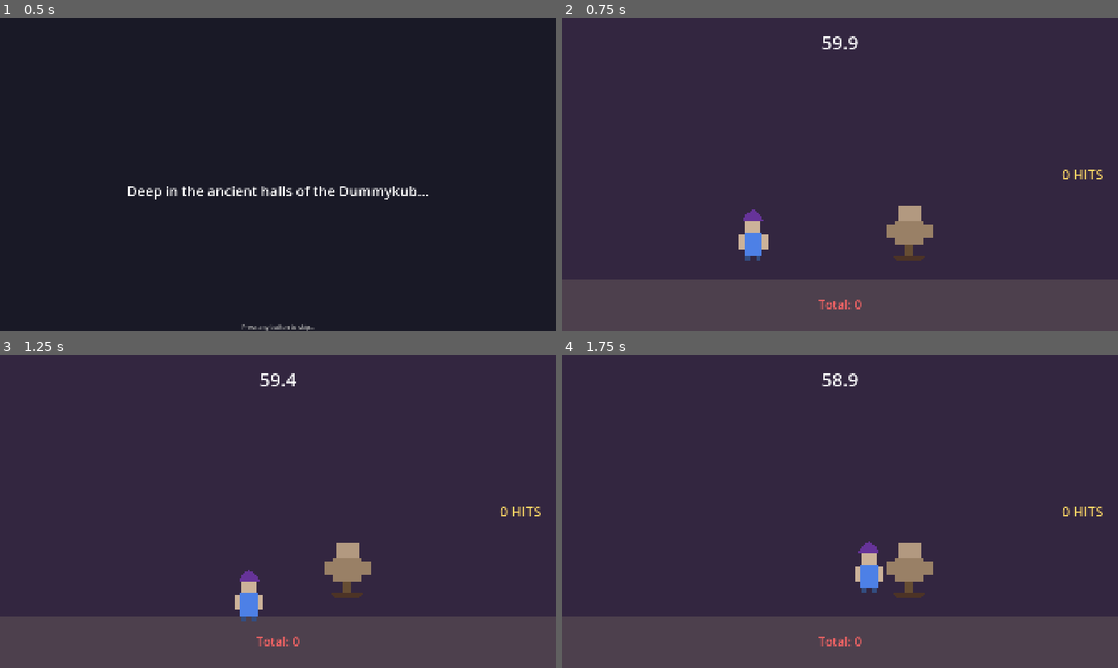
Above: before the commit, frames 1-4 (two rows, left to right).
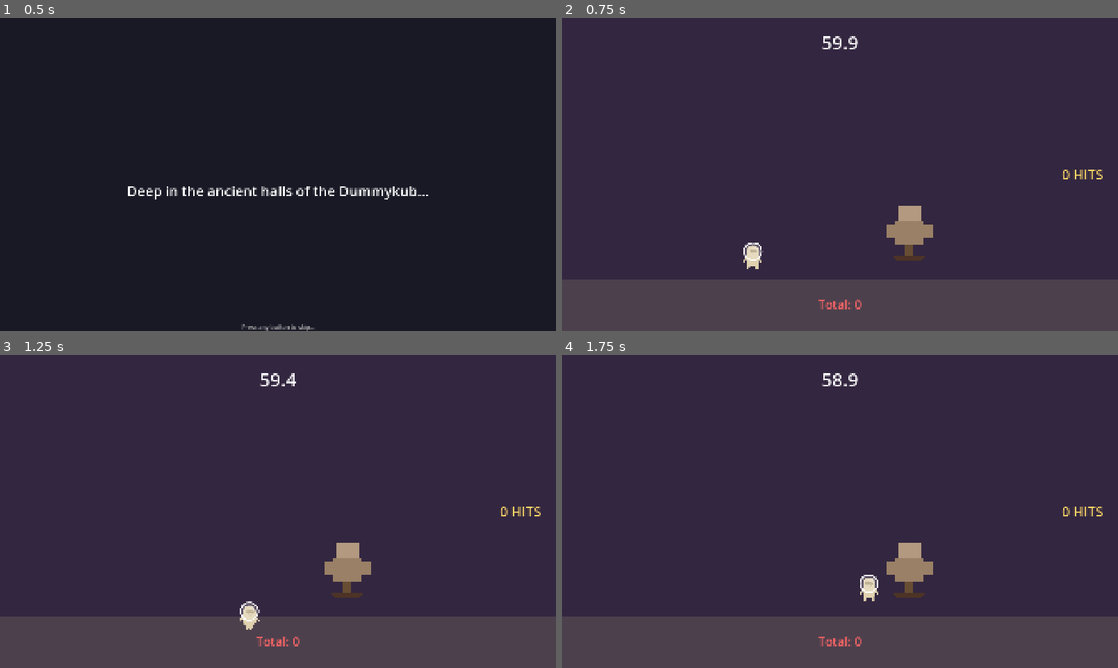
Above: after the commit, the same moments.

Repository: esper6/dummykub
Game: Godot game, scene res://Scenes/Intro.tscn
The game is run twice, just before and just after one commit, with the same random seed, the same clock (stepped at 60 frames per second) and the same inputs.
Inputs (mouse positions are in pixels of both pictures, inside the frame that each line leads up to):
- Up to frame 1 (0.5 s): no input
- Up to frame 2 (0.75 s): tap Enter (attack) at 0.5 s; move the mouse to (962, 158) at 0.52 s; hold D (move_right) from 0.53 s (still down); hold Enter (attack) from 0.53 s (still down); click (962, 158) at 0.67 s
- Up to frame 3 (1.25 s): keep holding D (move_right); keep holding Enter (attack); tap Space (jump) at 0.77 s
- Up to frame 4 (1.75 s): keep holding D (move_right); move the mouse to (728, 527) at 1.27 s; release Enter (attack) at 1.28 s; tap Enter (attack) at 1.35 s; tap Space (jump) at 1.52 s

Frame 1 is identical in both runs. In frame 2, 0.6% of the frame differs, in the area x 31-38%, y 61-81%; in frame 3, 0.6%; in frame 4, 0.6%.

Commit message:
Add initial project structure and core files for Dummykub game
- Created essential configuration files: .editorconfig, .gitattributes, .gitignore
- Added project settings in project.godot
- Implemented core game scenes: Intro, MainMenu, Game, Player, Dummy, and Settings
- Developed main game logic in GameManager and Player scripts
- Introduced EventBus for event handling and GameState for settings management
- Included initial assets: sprites, tilesets, and UI elements
- Documented event system and file mapping for project setup

Diff:
--- a/Scenes/Player.tscn
+++ b/Scenes/Player.tscn
@@ -1,9 +1,51 @@
-[gd_scene load_steps=4 format=3 uid="uid://csgk5qd7oe8pb"]
+[gd_scene load_steps=11 format=3 uid="uid://csgk5qd7oe8pb"]
 
-[ext_resource type="Script" path="res://Scripts/Player.gd" id="1_player"]
+[ext_resource type="Script" uid="uid://vwv065g2n6ok" path="res://Scripts/Player.gd" id="1_player"]
+[ext_resource type="Texture2D" uid="uid://ov2q6b1ni3ed" path="res://Assets/Sprites/Player/alienBeige_climb1.png" id="2_52ee3"]
+[ext_resource type="Texture2D" uid="uid://s7kb1l70tmsf" path="res://Assets/Sprites/Player/alienBeige_climb2.png" id="3_bhhdu"]
+[ext_resource type="Texture2D" uid="uid://gthe310sacfn" path="res://Assets/Sprites/Player/alienBeige.png" id="4_megsn"]
+[ext_resource type="Texture2D" uid="uid://ca1a4u5ol560o" path="res://Assets/Sprites/Player/alienBeige_stand.png" id="5_yoq75"]
+[ext_resource type="Texture2D" uid="uid://nvk1nm7yun8l" path="res://Assets/Sprites/Player/alienBeige_walk1.png" id="6_ksbbd"]
+[ext_resource type="Texture2D" uid="uid://cyabiv4qmjt4s" path="res://Assets/Sprites/Player/alienBeige_walk2.png" id="7_glx4g"]
 
 [sub_resource type="RectangleShape2D" id="RectangleShape2D_player"]
 size = Vector2(60, 160)
+
+[sub_resource type="SpriteFrames" id="SpriteFrames_miouo"]
+animations = [{
+"frames": [{
+"duration": 1.0,
+"texture": ExtResource("2_52ee3")
+}, {
+"duration": 1.0,
+"texture": ExtResource("3_bhhdu")
+}],
+"loop": false,
+"name": &"attack",
+"speed": 15.0
+}, {
+"frames": [{
+"duration": 1.0,
+"texture": ExtResource("4_megsn")
+}, {
+"duration": 1.0,
+"texture": ExtResource("5_yoq75")
+}],
+"loop": true,
+"name": &"idle",
+"speed": 10.0
+}, {
+"frames": [{
+"duration": 1.0,
+"texture": ExtResource("6_ksbbd")
+}, {
+"duration": 1.0,
+"texture": ExtResource("7_glx4g")
+}],
+"loop": true,
+"name": &"walk",
+"speed": 10.0
+}]
 
 [sub_resource type="RectangleShape2D" id="RectangleShape2D_weapon"]
 size = Vector2(80, 60)
@@ -17,49 +59,9 @@
 
 [node name="VisualRoot" type="Node2D" parent="."]
 
-[node name="Body" type="ColorRect" parent="VisualRoot"]
-offset_left = -30.0
-offset_top = -80.0
-offset_right = 30.0
-offset_bottom = 0.0
-color = Color(0.3, 0.5, 0.9, 1)
-
-[node name="Head" type="ColorRect" parent="VisualRoot"]
-offset_left = -25.0
-offset_top = -120.0
-offset_right = 25.0
-offset_bottom = -80.0
-color = Color(0.8, 0.7, 0.6, 1)
-
-[node name="Hat" type="Polygon2D" parent="VisualRoot"]
-color = Color(0.4, 0.2, 0.6, 1)
-polygon = PackedVector2Array(-35, -120, 35, -120, 25, -140, 0, -160, -25, -140)
-
-[node name="LeftArm" type="ColorRect" parent="VisualRoot"]
-offset_left = -50.0
-offset_top = -70.0
-offset_right = -30.0
-offset_bottom = -20.0
-color = Color(0.8, 0.7, 0.6, 1)
-
-[node name="RightArm" type="ColorRect" parent="VisualRoot"]
-offset_left = 30.0
-offset_top = -70.0
-offset_right = 50.0
-offset_bottom = -20.0
-color = Color(0.8, 0.7, 0.6, 1)
-
-[node name="LeftLeg" type="ColorRect" parent="VisualRoot"]
-offset_left = -25.0
-offset_right = -10.0
-offset_bottom = 20.0
-color = Color(0.2, 0.3, 0.5, 1)
-
-[node name="RightLeg" type="ColorRect" parent="VisualRoot"]
-offset_left = 10.0
-offset_right = 25.0
-offset_bottom = 20.0
-color = Color(0.2, 0.3, 0.5, 1)
+[node name="AnimatedSprite2D" type="AnimatedSprite2D" parent="VisualRoot"]
+sprite_frames = SubResource("SpriteFrames_miouo")
+animation = &"idle"
 
 [node name="ComboTimer" type="Timer" parent="."]
 wait_time = 0.5
--- a/Scripts/Player.gd
+++ b/Scripts/Player.gd
@@ -9,6 +9,7 @@
 @onready var hitstop_timer: Timer = $HitstopTimer
 @onready var weapon_hitbox: Area2D = $WeaponHitbox
 @onready var weapon_visual: ColorRect = $WeaponHitbox/WeaponVisual
+@onready var anim_sprite: AnimatedSprite2D = $VisualRoot/AnimatedSprite2D
 
 # Combo system
 enum ComboState { IDLE, PUNCH1, PUNCH2, KICK }
@@ -71,6 +72,13 @@
 
 		# Move character
 		move_and_slide()
+
+	# Animate sprite based on state
+	if not in_hitstop and game_active:
+		if velocity.x != 0 and is_on_floor():
+			anim_sprite.play("walk")
+		else:
+			anim_sprite.play("idle")
 
 	# Animate attack offset back to neutral
 	if attack_offset != Vector2.ZERO:
@@ -127,6 +135,9 @@
 	combo_timer.stop()
 
 func _do_attack(damage: int, offset: Vector2) -> void:
+	# Play attack animation
+	anim_sprite.play("attack")
+
 	# Visual feedback
 	attack_offset = offset
 	visual_root.position = offset
